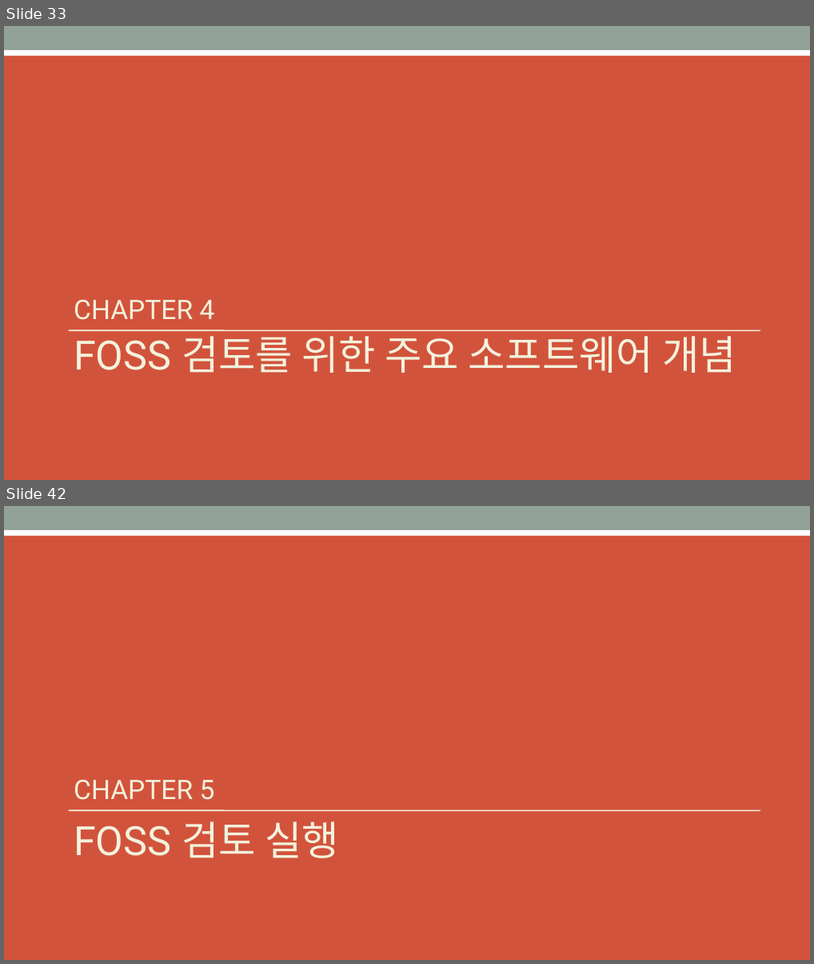
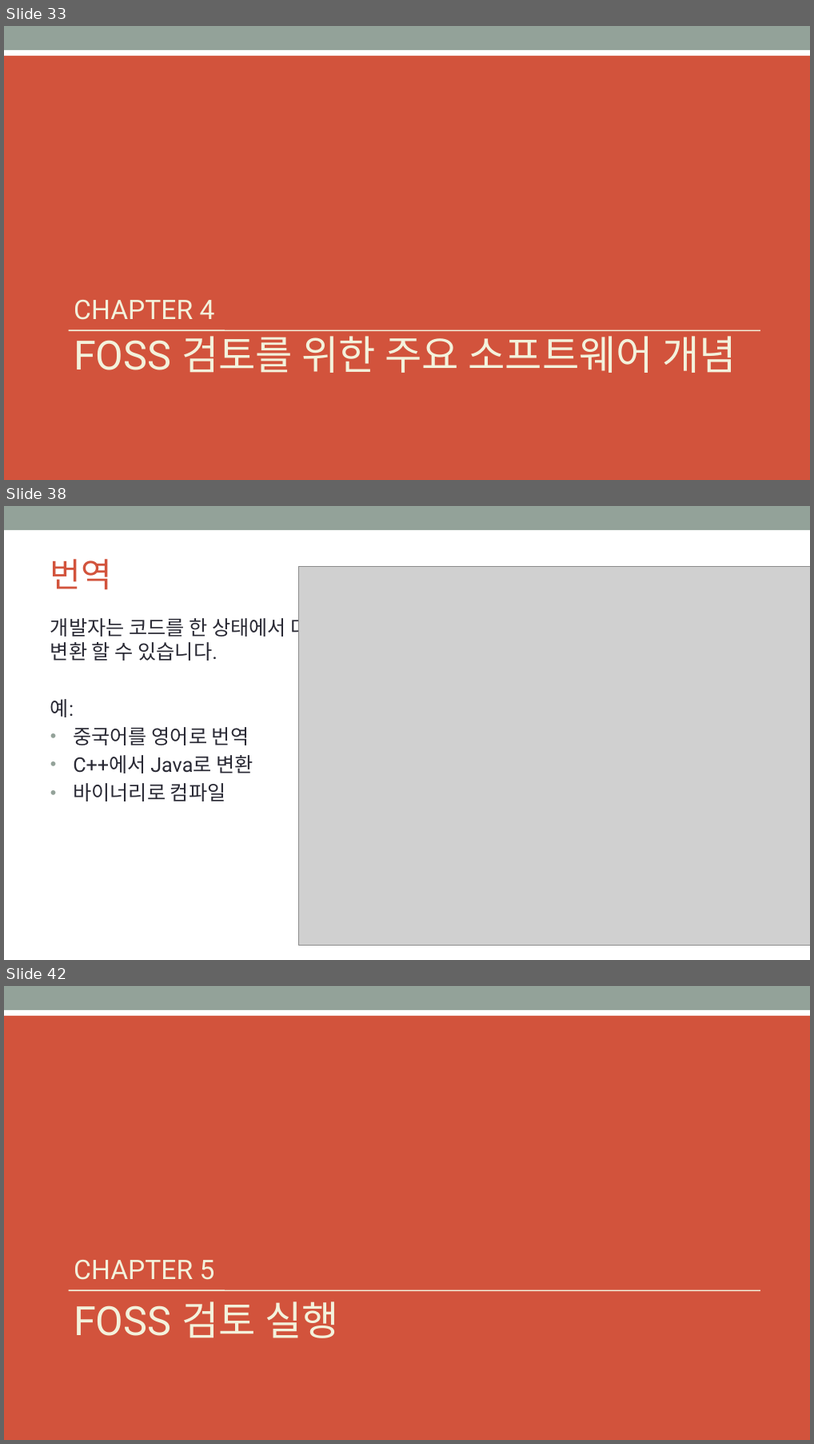
Before and after one commit to OpenChain-KWG/Curriculum-Translation-KR, a slide deck: target/slides/openchain-curriculum-for-1-1.pptx. Shown one above the other, each under a label of ours: slides 33 and 42 before the commit, slides 33, 38 and 42 after it; the slides between them are not shown. The pictures are 814x964 and 814x1444 pixels, drawn with LibreOffice and Linux fonts; fonts in the diff are those of the drawing; grey boxes stand for pictures; background and template pictures are left out. Boxes give left, top, right and bottom in pixels: in the first picture for what was removed or moved away, otherwise in the second. Text is boxed around its words. In the diff, an @@ line names an element or a change of style, - is before the commit and + after.

```diff
--- a/target/slides/openchain-curriculum-for-1-1.pptx
+++ b/target/slides/openchain-curriculum-for-1-1.pptx
@@ slide 38 added at bbox=[4, 506, 810, 960], background #FFFFFF; not listed: 1 template element that a slide beside it also shows @@
@@ title added at bbox=[50, 559, 112, 590], 40 pt, text #D2533C @@
+번역
@@ picture added at bbox=[298, 567, 810, 944] @@
@@ text added at bbox=[50, 614, 328, 801], 24 pt, text #292934 @@
+개발자는 코드를 한 상태에서 다른 상태로 변환 할 수 있습니다.
+예:
+• 중국어를 영어로 번역
+• C++에서 Java로 변환
+• 바이너리로 컴파일
```
Also in this commit, not shown: 7 other slides added, 8 slides removed, 6 other files.
